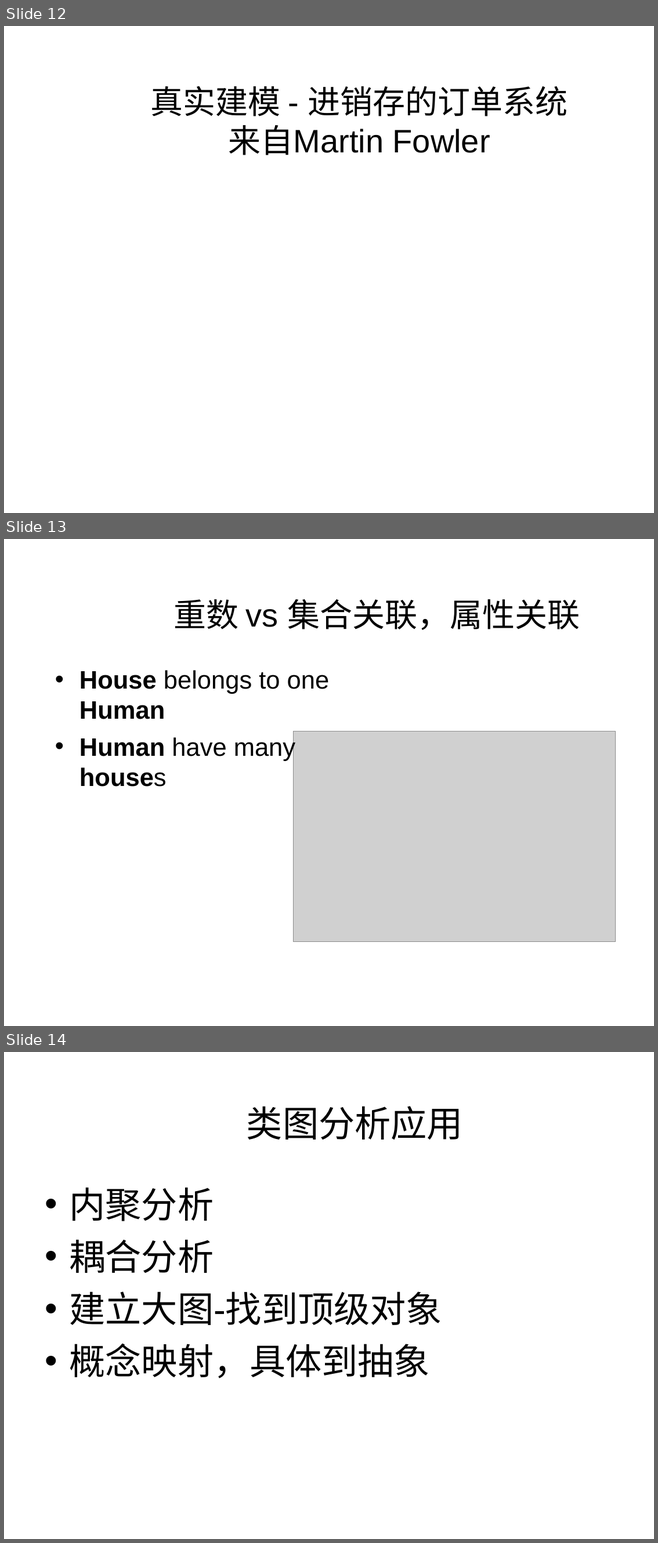
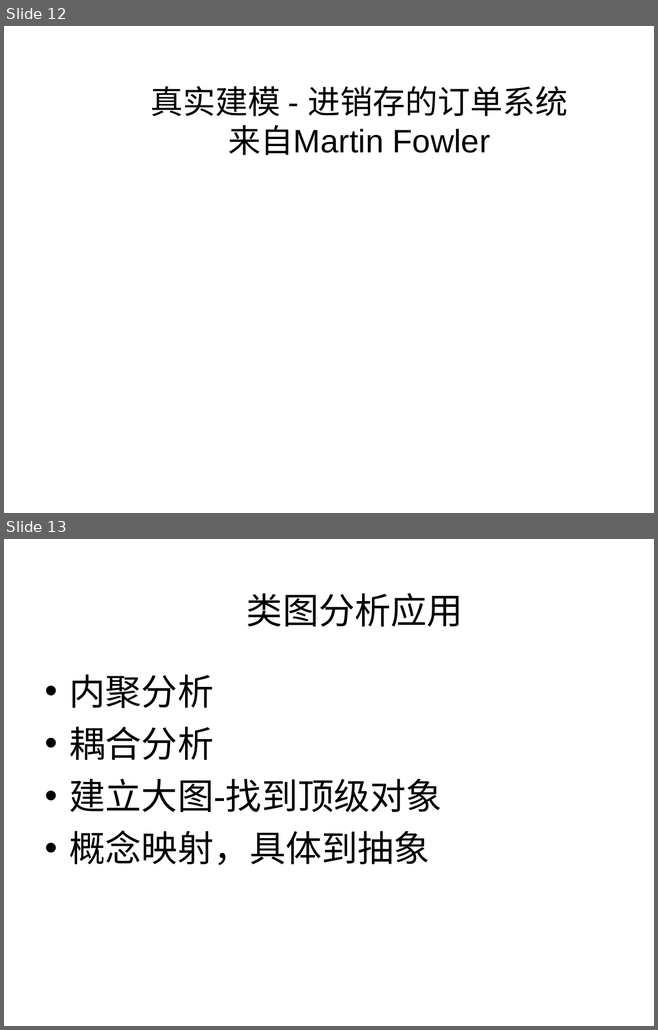
Before and after one commit to 1000copy/delpy, a slide deck: docs/1021project/UML理论和实践.ppt. Shown one above the other, each under a label of ours: slides 12, 13 and 14 before the commit, slides 12 and 13 after it. The pictures are 658x1543 and 658x1030 pixels, drawn with LibreOffice and Linux fonts; fonts in the diff are those of the drawing; grey boxes stand for pictures; background and template pictures are left out. Boxes give left, top, right and bottom in pixels: in the first picture for what was removed or moved away, otherwise in the second. Text is boxed around its words. In the diff, an @@ line names an element or a change of style, - is before the commit and + after.

```diff
--- a/docs/1021project/UML理论和实践.ppt
+++ b/docs/1021project/UML理论和实践.ppt
@@ slide 13 removed at box(4, 539, 654, 1026), background #FFFFFF @@
@@ text removed at box(173, 599, 579, 630) @@
-重数 vs 集合关联，属性关联
@@ text removed at box(79, 670, 329, 787) @@
-• House belongs to one Human
-• Human have many houses
@@ picture removed at box(293, 732, 615, 942) @@
@@ what was slide 14 is now slide 13 @@
```
Also in this commit, not shown: 2 slides changed.
